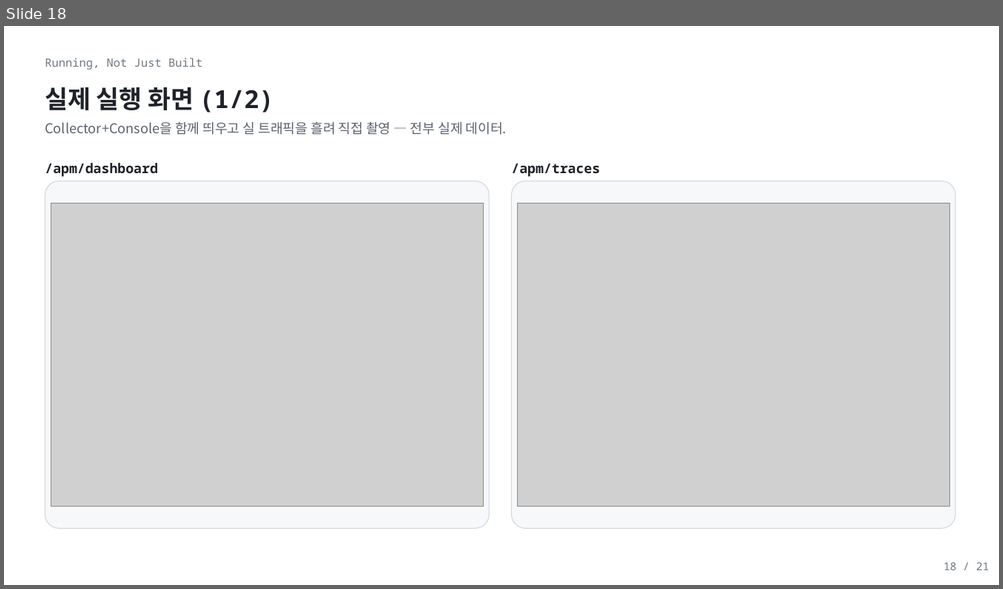
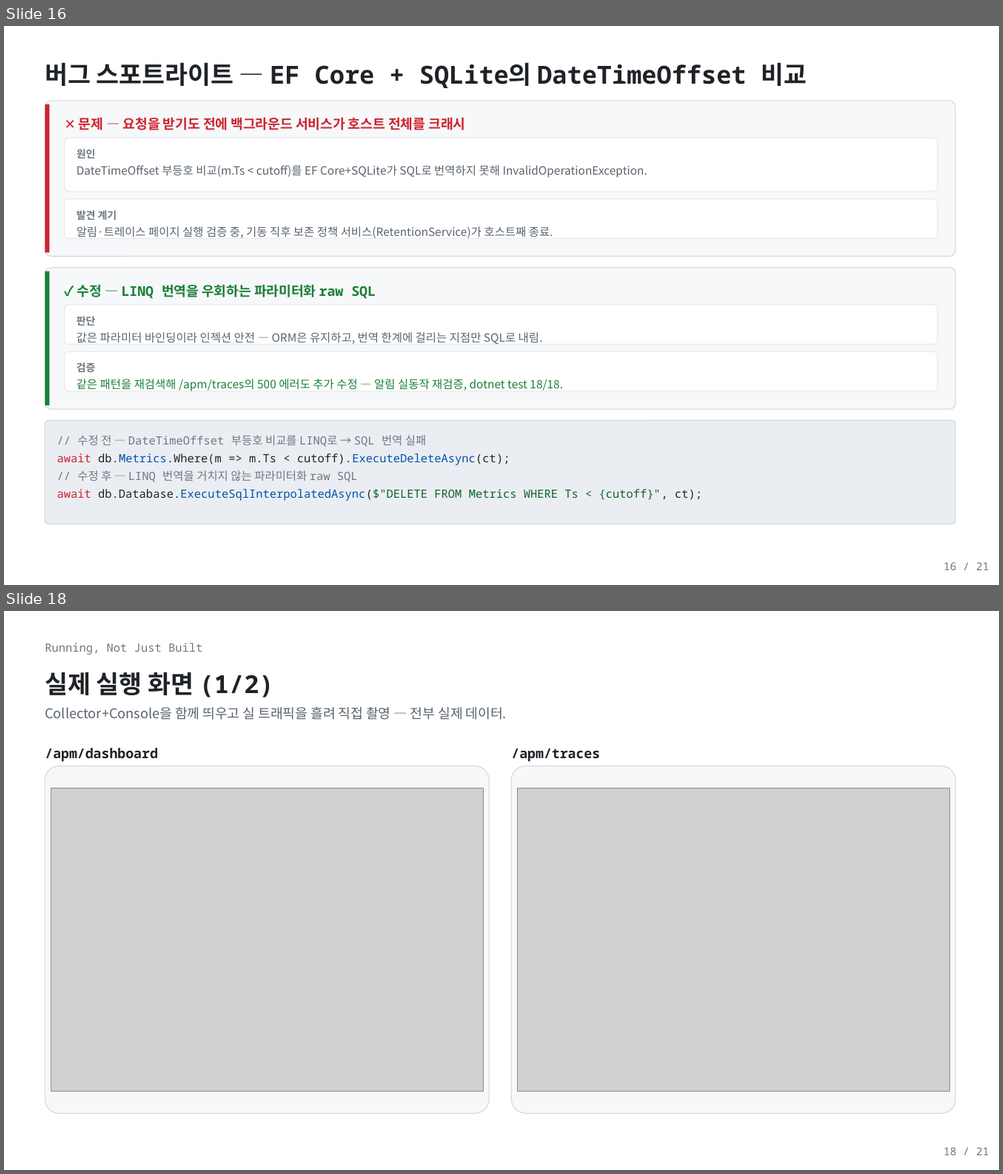
Before and after one commit to shkim4548/APM, a slide deck: Docs/portfolio_apm_light.pptx. Shown one above the other, each under a label of ours: slide 18 before the commit, slides 16 and 18 after it; the slides between them are not shown. The pictures are 1003x589 and 1003x1174 pixels, drawn with LibreOffice and Linux fonts; fonts in the diff are those of the drawing; grey boxes stand for pictures. Boxes give left, top, right and bottom in pixels: in the first picture for what was removed or moved away, otherwise in the second. Text is boxed around its words. In the diff, an @@ line names an element or a change of style, - is before the commit and + after.

```diff
--- a/Docs/portfolio_apm_light.pptx
+++ b/Docs/portfolio_apm_light.pptx
@@ slide 16 added at (4, 26, 999, 585), background #FFFFFF @@
@@ text added at (45, 62, 807, 88), 24 pt, text #1F2328, bold @@
+버그 스포트라이트 — EF Core + SQLite의 DateTimeOffset 비교
@@ rounded rectangle added at (45, 101, 956, 257), fill #F6F8FA, outline #D0D7DE 0.75 pt @@
@@ rectangle added at (45, 104, 50, 253), fill #CF222E @@
@@ text added at (79, 117, 465, 130), 13 pt, text #CF222E, bold @@
+✕ 문제 — 요청을 받기도 전에 백그라운드 서비스가 호스트 전체를 크래시
@@ rounded rectangle added at (65, 138, 937, 192), fill #FFFFFF, outline #E4E8EC 0.75 pt @@
@@ text added at (77, 149, 96, 158), 10 pt, text #6E7781, bold @@
+원인
@@ text added at (77, 165, 647, 178), 11 pt, text #59636E @@
+DateTimeOffset 부등호 비교(m.Ts < cutoff)를 EF Core+SQLite가 SQL로 번역하지 못해 InvalidOperationException.
@@ rounded rectangle added at (65, 199, 937, 238), fill #FFFFFF, outline #E4E8EC 0.75 pt @@
@@ text added at (77, 210, 117, 220), 10 pt, text #6E7781, bold @@
+발견 계기
@@ text added at (77, 227, 553, 238), 11 pt, text #59636E @@
+알림·트레이스 페이지 실행 검증 중, 기동 직후 보존 정책 서비스(RetentionService)가 호스트째 종료.
@@ rounded rectangle added at (45, 268, 956, 409), fill #F6F8FA, outline #D0D7DE 0.75 pt @@
@@ rectangle added at (45, 272, 50, 406), fill #1A7F37 @@
@@ text added at (77, 284, 375, 299), 13 pt, text #1A7F37, bold @@
+✓ 수정 — LINQ 번역을 우회하는 파라미터화 raw SQL
@@ rounded rectangle added at (65, 305, 937, 345), fill #FFFFFF, outline #E4E8EC 0.75 pt @@
@@ text added at (77, 316, 96, 326), 10 pt, text #6E7781, bold @@
+판단
@@ text added at (77, 332, 543, 344), 11 pt, text #59636E @@
+값은 파라미터 바인딩이라 인젝션 안전 — ORM은 유지하고, 번역 한계에 걸리는 지점만 SQL로 내림.
@@ rounded rectangle added at (65, 352, 937, 392), fill #FFFFFF, outline #E4E8EC 0.75 pt @@
@@ text added at (77, 363, 96, 372), 10 pt, text #6E7781, bold @@
+검증
@@ text added at (77, 379, 563, 392), 11 pt, text #1A7F37 @@
+같은 패턴을 재검색해 /apm/traces의 500 에러도 추가 수정 — 알림 실동작 재검증, dotnet test 18/18.
@@ rounded rectangle added at (45, 420, 956, 525), fill #EAEEF2, outline #D0D7DE 0.75 pt @@
@@ text added at (57, 435, 702, 501), 11 pt, text #6E7781 @@
+// 수정 전 — DateTimeOffset 부등호 비교를 LINQ로 → SQL 번역 실패
+await db.Metrics.Where(m => m.Ts < cutoff).ExecuteDeleteAsync(ct);
+// 수정 후 — LINQ 번역을 거치지 않는 파라미터화 raw SQL
+await db.Database.ExecuteSqlInterpolatedAsync($"DELETE FROM Metrics WHERE Ts < {cutoff}", ct);
@@ text added at (943, 562, 989, 571), 10.5 pt, text #6E7781 @@
+16 / 21
```
Also in this commit, not shown: 10 slides changed, 1 slide removed, 4 other files.
